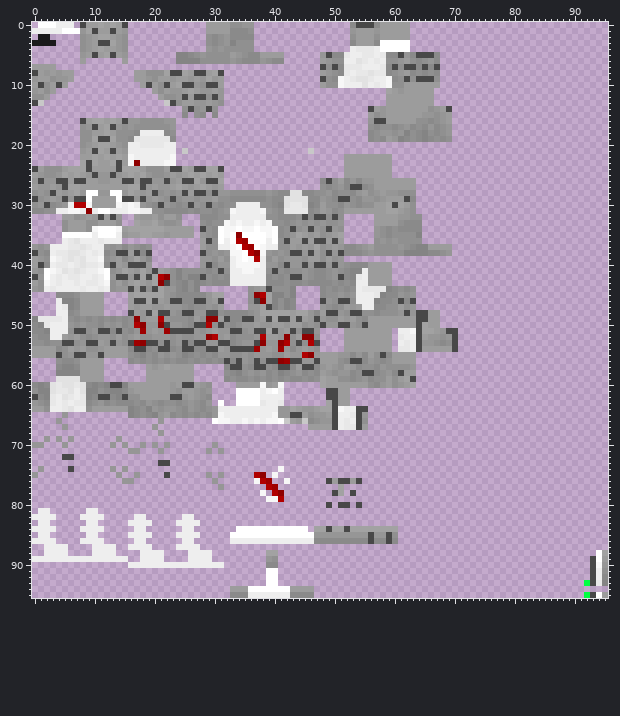
Edited in one commit: sprite sheet (src/main/resources/assets/changed_addon/textures/entities/maleexp2_snow_leopard_badly_hurt.png). The picture above is the old version.
The file is 96x96 pixels. Colours within 5 levels of each other are drawn and written as one.
After the commit:
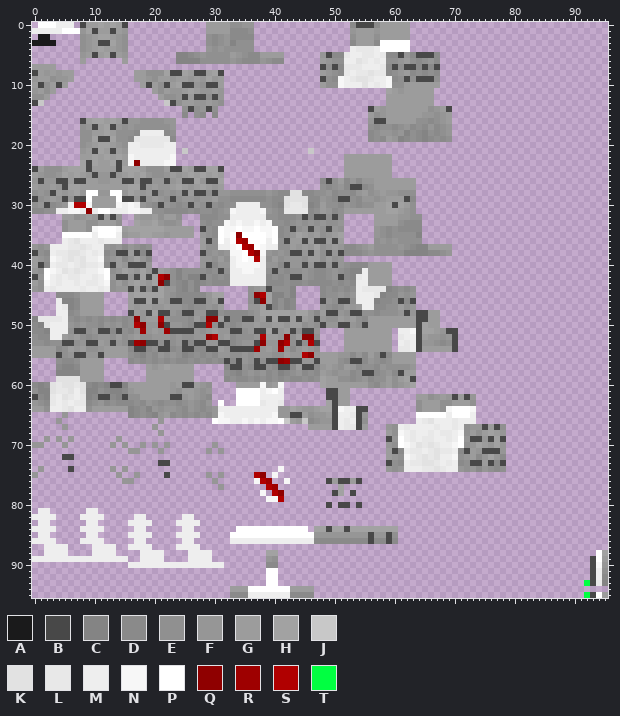
Palette (. is transparent): A #1a1a1b  B #484848  C #848484  D #8a8a8a  E #909090  F #969696  G #9c9c9c  H #a2a2a2  J #c8c8c8  K #e2e2e2  L #e8e8e8  M #eeeeee  N #f7f7f7  P #ffffff  Q #8f0000  R #9e0000  S #b00000  T #01ff41
Difference:
y 62: x 64..73 .......... -> GGEFGFBGBF
y 63: x 64..73 .......... -> EGGGEEGGGE
y 64: x 64..73 .......... -> EGGGENPPPN
y 65: x 64..73 .......... -> PPPPPMPPPM
y 66: x 64..73 .......... -> MLKMMMLMMM
y 67: x 59..78 .................... -> FEMLMMMMLMMLMEFFBGBE
y 68: x 59..78 .................... -> GENMLMMLMLLMNEGEGHGF
y 69: x 59..78 .................... -> BFPMLMLLMMLMPFBBFBHB
y 70: x 59..78 .................... -> FEPNMKLKLMMNPEFHGFHF
y 71: x 59..78 .................... -> GBDMLLMLKLLMDBGFBBBF
y 72: x 59..78 .................... -> GFENMLKLKMMNEFGDFHFD
y 73: x 59..78 .................... -> BEDMLLKKLMLMDEBBGBDB
y 74: x 59..78 .................... -> FEFMMMLLKLMMFEFDFEDE
